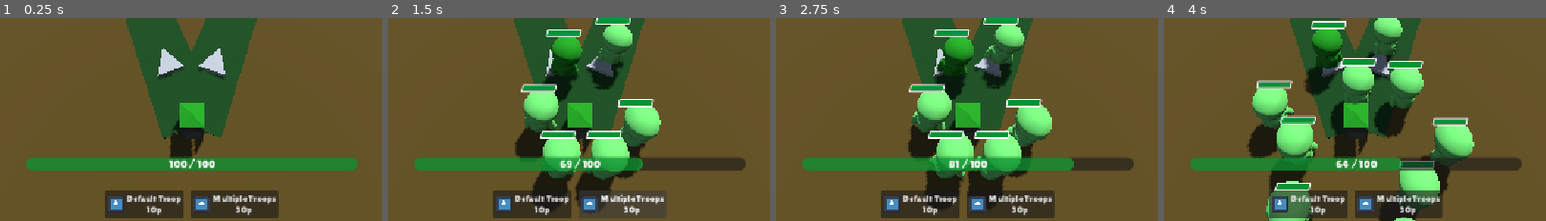
Above: before the commit, frames 1-4 (left to right).
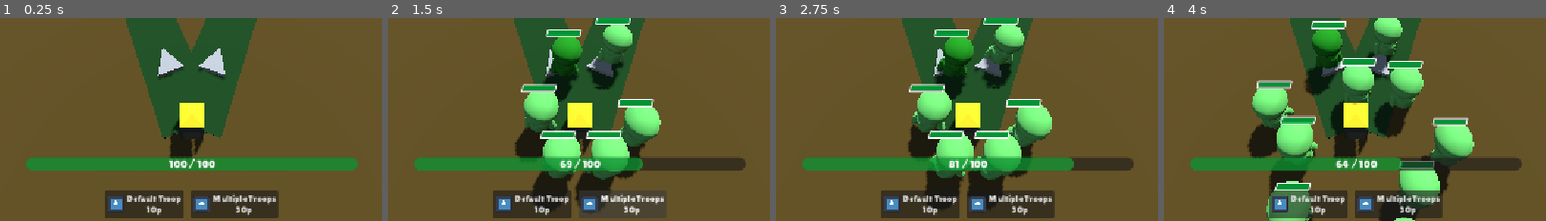
Above: after the commit, the same moments.

Repository: redd096/CrossCommunityGameJam2026
Game: Godot game, scene res://Scenes/game_scene.tscn
Same seed, same stepped clock (60 frames per second), same inputs: the game is played once before the commit and once after it. The engine's default icon, where the game draws it, is replaced by a stand-in: a white triangle on a blue panel in a dark square.
Inputs (mouse positions are % of the whole screen's width and height, from its top left):
- Up to frame 1 (0.25 s): no input
- Up to frame 2 (1.5 s): click "Default Troop 10p" at 0.5 s; click "Multiple Troops 30p" at 1.25 s
- Up to frame 3 (2.75 s): move the mouse to (72, 42) at 2.02 s; hold Right (ui_right) from 2.03 s (still down); click (72, 42) at 2.17 s
- Up to frame 4 (4 s): move the mouse to (30, 53) at 2.77 s; release Right (ui_right) at 2.78 s; hold Down (ui_down) 2.78-3.53 s; tap Enter (ui_accept) at 3.02 s; move the mouse to (60, 24) at 3.52 s; hold Right (ui_right) from 3.53 s (still down)
The pictures show only the part of the screen within x 25-75%, y 50-100%; the shares and areas given below are measured in that part.

The runs differ from the first frame. In frame 1, 0.8% of the frame differs, in the area x 47-54%, y 41-54%; in frame 2, 0.8%; in frame 3, 0.8%; in frame 4, 0.8%.

Commit message:
show selected spawner yellow

Diff:
--- /dev/null
+++ b/Materials/outline_material.tres
@@ -0,0 +1,7 @@
+[gd_resource type="StandardMaterial3D" format=3 uid="uid://otm5mqi7dk15"]
+
+[resource]
+cull_mode = 1
+shading_mode = 0
+grow = true
+grow_amount = 0.02
--- a/Scenes/game_scene.tscn
+++ b/Scenes/game_scene.tscn
@@ -17,6 +17,8 @@
 [ext_resource type="Script" uid="uid://bidk1am4e7n7u" path="res://Scripts/managers/hover_outline.gd" id="14_hover"]
 [ext_resource type="PackedScene" uid="uid://btusrjq64rhx4" path="res://Scenes/path_arrow.tscn" id="15_arrow"]
 [ext_resource type="Material" uid="uid://c04pnngtpch7f" path="res://Materials/floor.tres" id="17_8m72m"]
+[ext_resource type="Material" uid="uid://otm5mqi7dk15" path="res://Materials/outline_material.tres" id="18_outline"]
+[ext_resource type="Material" uid="uid://4evgxxrbxg6b" path="res://Materials/arrow_selected_material.tres" id="19_spawn"]
 
 [sub_resource type="ProceduralSkyMaterial" id="ProceduralSkyMaterial_1ixah"]
 sky_horizon_color = Color(0.66224277, 0.6717428, 0.6867428, 1)
@@ -95,6 +97,7 @@
 [node name="HoverOutline" type="Node" parent="." unique_id=1037687064 node_paths=PackedStringArray("player_mouse_manager")]
 script = ExtResource("14_hover")
 player_mouse_manager = NodePath("../PlayerMouseManager")
+outline_material = ExtResource("18_outline")
 metadata/_custom_type_script = "uid://bidk1am4e7n7u"
 
 [node name="EnemyManager" type="Node" parent="." unique_id=1608931244 node_paths=PackedStringArray("spawner")]
@@ -126,6 +129,7 @@
 emptyUnitPrefab = ExtResource("3_ikfsv")
 playerUnitPrefab = ExtResource("4_5dgvu")
 enemyUnitPrefab = ExtResource("5_uscyt")
+selected_material = ExtResource("19_spawn")
 arrowPrefab = ExtResource("15_arrow")
 metadata/_custom_type_script = "uid://dce1w37ti0adq"
 
@@ -189,6 +193,7 @@
 emptyUnitPrefab = ExtResource("3_ikfsv")
 playerUnitPrefab = ExtResource("4_5dgvu")
 enemyUnitPrefab = ExtResource("5_uscyt")
+selected_material = ExtResource("19_spawn")
 arrowPrefab = ExtResource("15_arrow")
 metadata/_custom_type_script = "uid://dce1w37ti0adq"
 
@@ -227,6 +232,7 @@
 emptyUnitPrefab = ExtResource("3_ikfsv")
 playerUnitPrefab = ExtResource("4_5dgvu")
 enemyUnitPrefab = ExtResource("5_uscyt")
+selected_material = ExtResource("19_spawn")
 arrowPrefab = ExtResource("15_arrow")
 metadata/_custom_type_script = "uid://dce1w37ti0adq"
 
@@ -265,5 +271,6 @@
 emptyUnitPrefab = ExtResource("3_ikfsv")
 playerUnitPrefab = ExtResource("4_5dgvu")
 enemyUnitPrefab = ExtResource("5_uscyt")
-arrowPrefab = ExtResource("15_arrow")
-metadata/_custom_type_script = "uid://dce1w37ti0adq"
+selected_material = ExtResource("19_spawn")
+arrowPrefab = ExtResource("15_arrow")
+metadata/_custom_type_script = "uid://dce1w37ti0adq"
--- a/Scripts/managers/hover_outline.gd
+++ b/Scripts/managers/hover_outline.gd
@@ -3,29 +3,17 @@
 ## Show an outline on the object hovered by the mouse
 
 @export var player_mouse_manager: PlayerMouseManager
-@export var outline_color: Color = Color.WHITE
-## In mesh local space, so it is multiplied by the scale of the mesh
-@export var outline_width: float = 0.02
-
-var _outline_material: StandardMaterial3D
+@export var outline_material: Material
 
 
 func _ready() -> void:
-	# create outline material: a bigger copy of the mesh, where we see only the back faces around the original one
-	_outline_material = StandardMaterial3D.new()
-	_outline_material.albedo_color = outline_color
-	_outline_material.shading_mode = BaseMaterial3D.SHADING_MODE_UNSHADED
-	_outline_material.cull_mode = BaseMaterial3D.CULL_FRONT
-	_outline_material.grow = true
-	_outline_material.grow_amount = outline_width
-
 	# connect events
 	player_mouse_manager.on_start_hover.connect(_on_start_hover)
 	player_mouse_manager.on_end_hover.connect(_on_end_hover)
 
 
 func _on_start_hover(target: CollisionObject3D) -> void:
-	_set_overlay(target, _outline_material)
+	_set_overlay(target, outline_material)
 
 
 func _on_end_hover(target: CollisionObject3D) -> void:
--- a/Scripts/managers/player_manager.gd
+++ b/Scripts/managers/player_manager.gd
@@ -50,6 +50,11 @@
 	current_spawner = spawner
 	on_select_spawner.emit(previous_spawner, current_spawner)
 
+	# show which spawner is selected
+	if previous_spawner:
+		previous_spawner.set_selected_spawner(false)
+	current_spawner.set_selected_spawner(true)
+
 	# register to event to know when this spawner is no more in player's faction
 	if previous_spawner:
 		previous_spawner.on_conquisted_node.disconnect(_on_conquisted_spawner)
--- a/Scripts/map/map_node.gd
+++ b/Scripts/map/map_node.gd
@@ -12,14 +12,21 @@
 @export var playerUnitPrefab : PackedScene	## OrphaUnit
 @export var enemyUnitPrefab : PackedScene	## OrphaUnit
 
+@export_group("Player spawner")
+@export var selected_material: Material ## material used by the tower's roof when this is the selected spawner
+
 @export_group("Arrow Path")
 @export var arrowPrefab : PackedScene ## PathPlayerSelector
 @export var arrow_distance : float = 2.5 ## distance from this node, in meter along the path
+
+const ROOF_SURFACE: int = 2 ## surface of the tower's mesh with the color of the faction
 
 signal on_conquisted_node(new_faction: OrphanUnit.ECharacterFaction)
 
 var selectedPath : MapPath ## path selected by the player, null when there isn't one or this node is no more of the player
 var currentUnit : OrphanUnit ## the tower on this node
+var default_roof_material : Material ## roof of the current tower when not selected
+var is_selected_spawner : bool ## is this the spawner selected by the player?
 var arrows : Array[PathPlayerSelector] ## one for every path
 var current_faction: OrphanUnit.ECharacterFaction
 ## key: path that starts from this node; value: Array[OrphanUnit] on this node/path
@@ -59,6 +66,34 @@
 			currentUnit = enemyUnitPrefab.instantiate() as OrphanUnit
 	add_child(currentUnit)
 	currentUnit.setup(self)
+	# save its roof color, and update it because the new tower doesn't know if this node is selected
+	default_roof_material = _get_tower_mesh().get_surface_override_material(ROOF_SURFACE)
+	_update_selected_spawner()
+
+
+#region player selected spawner
+
+## Show if this is the node currently selected as player spawner
+func set_selected_spawner(selected: bool) -> void:
+	is_selected_spawner = selected
+	_update_selected_spawner()
+
+
+func _update_selected_spawner() -> void:
+	# PlayerManager can select this node before its _ready, the tower will be updated when created
+	if not currentUnit:
+		return
+
+	# change color only if the node is of the player
+	var selected: bool = is_selected_spawner and current_faction == OrphanUnit.ECharacterFaction.PLAYER
+	_get_tower_mesh().set_surface_override_material(ROOF_SURFACE, selected_material if selected else default_roof_material)
+
+
+## Every tower inherits from tower_base, so the mesh has always this name
+func _get_tower_mesh() -> MeshInstance3D:
+	return currentUnit.get_node("MeshInstance3D") as MeshInstance3D
+
+#endregion
 
 
 #region player selected path
